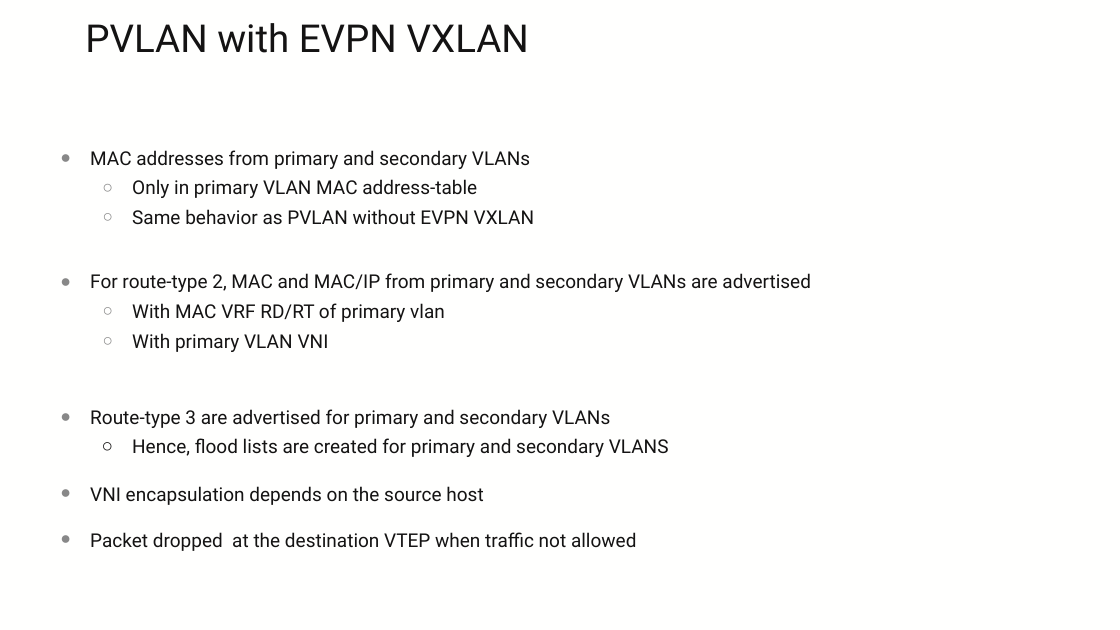
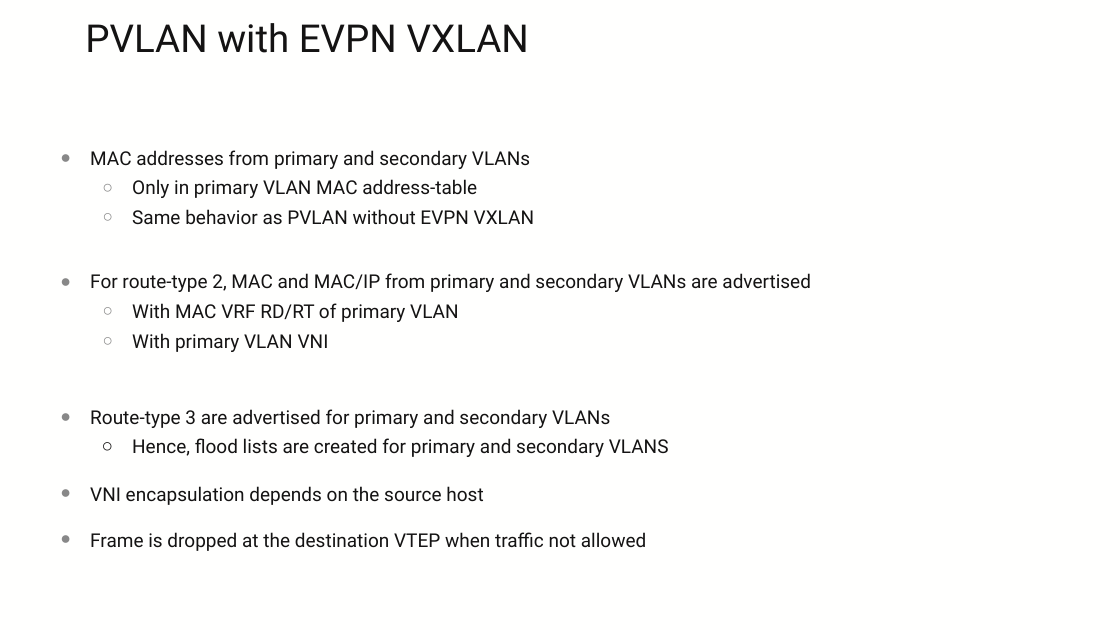
Before and after one commit to ksator/pvlan_evpn_vxlan, a slide deck: slide 18 of PVLAN_EVPN_VXLAN.pptx (slide 17 before the commit). Drawn at 1120x630 pixels with LibreOffice and Linux fonts; fonts in the diff are those of the drawing; background and template pictures are left out. Boxes give left, top, right and bottom in pixels: in the first picture for what was removed or moved away, otherwise in the second. Text is boxed around its words. In the diff, an @@ line names an element or a change of style, - is before the commit and + after.

```diff
--- a/PVLAN_EVPN_VXLAN.pptx
+++ b/PVLAN_EVPN_VXLAN.pptx
@@ subtitle at box(132, 303, 458, 322): text changed @@
-  ○ With MAC VRF RD/RT of primary vlan
+  ○ With MAC VRF RD/RT of primary VLAN
@@ subtitle at box(90, 532, 646, 551): text changed @@
-● Packet dropped at the destination VTEP when traffic not allowed
+● Frame is dropped at the destination VTEP when traffic not allowed
```
Also in this commit, not shown: 11 other slides changed, 1 slide added.
